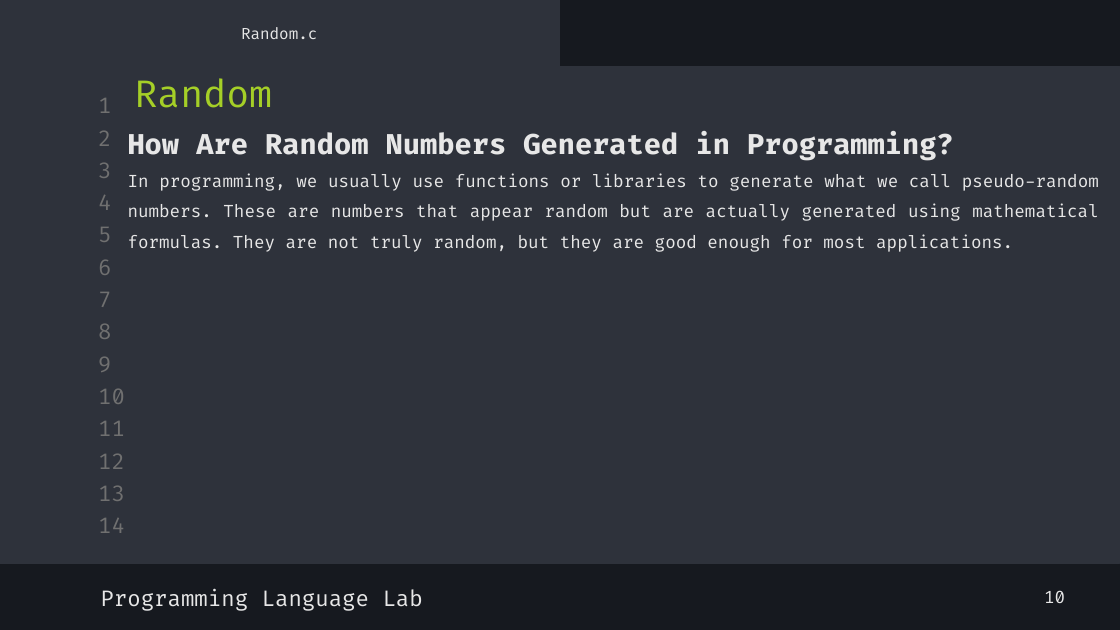
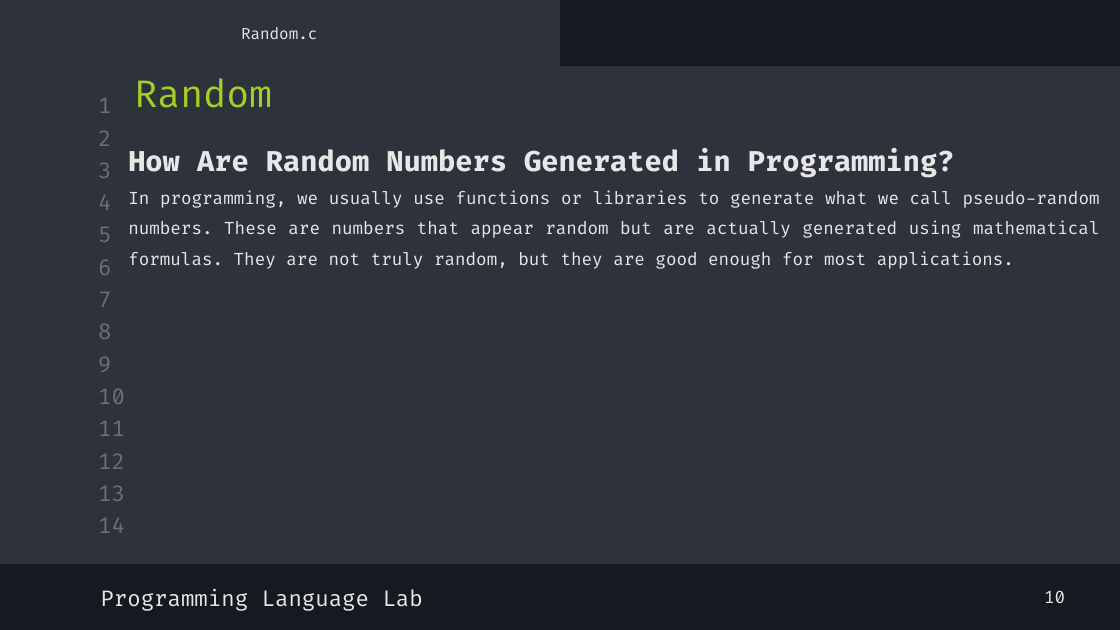
Before and after one commit to shayan-naghizadeh/C-Lab-AUT, a slide deck: slide 11 of slides/3.Math/Math.pptx. Drawn at 1120x630 pixels with LibreOffice and Linux fonts; fonts in the diff are those of the drawing. Boxes give left, top, right and bottom in pixels: in the first picture for what was removed or moved away, otherwise in the second. Text is boxed around its words. In the diff, an @@ line names an element or a change of style, - is before the commit and + after.

```diff
--- a/slides/3.Math/Math.pptx
+++ b/slides/3.Math/Math.pptx
@@ text "How Are Random Numbers Generated ...": place and size @@
-text "How Are Random Numbers Generated ..." at (128, 131, 1099, 252)
+text "How Are Random Numbers Generated ..." at (128, 148, 1100, 269)
```
Also in this commit, not shown: 5 other slides changed, 2 slides added, 8 other files.
